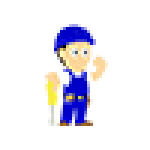
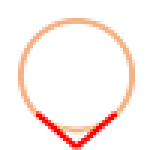
The second 150px x 150px image is a revision of the first. Changes to its layers:
added layer "left" above "pangdunr" over box(18, 18, 135, 150)
hid "gongtoub", painted on it over box(24, 24, 126, 126)
